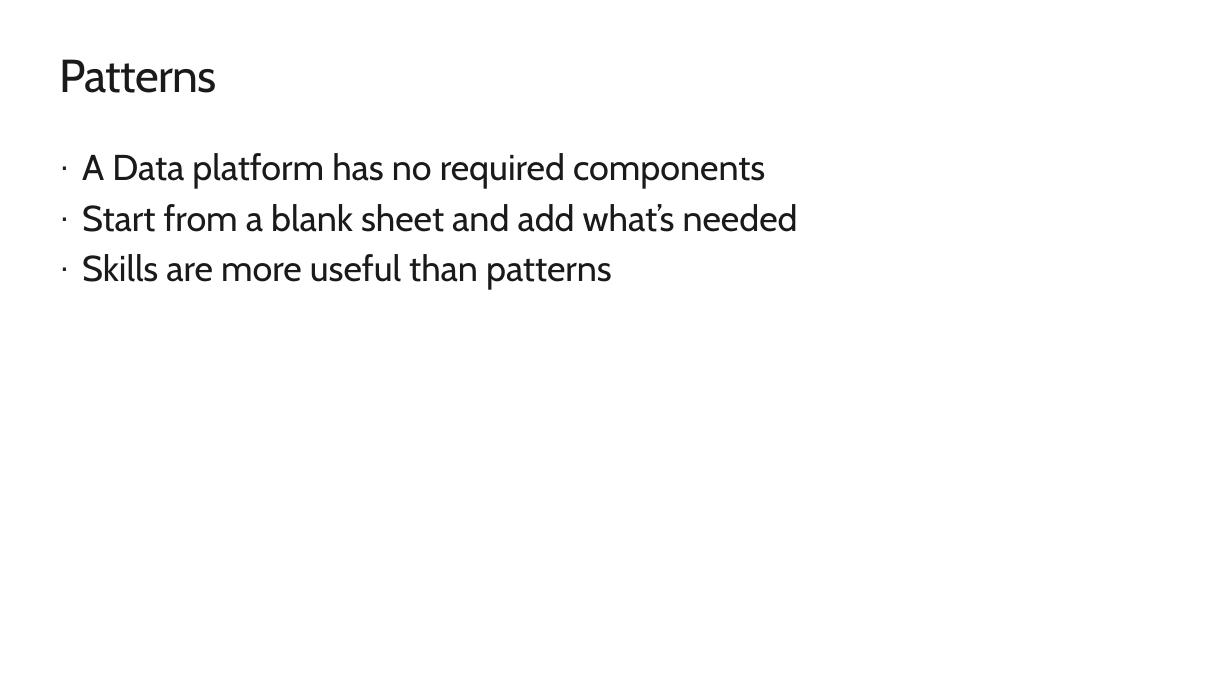
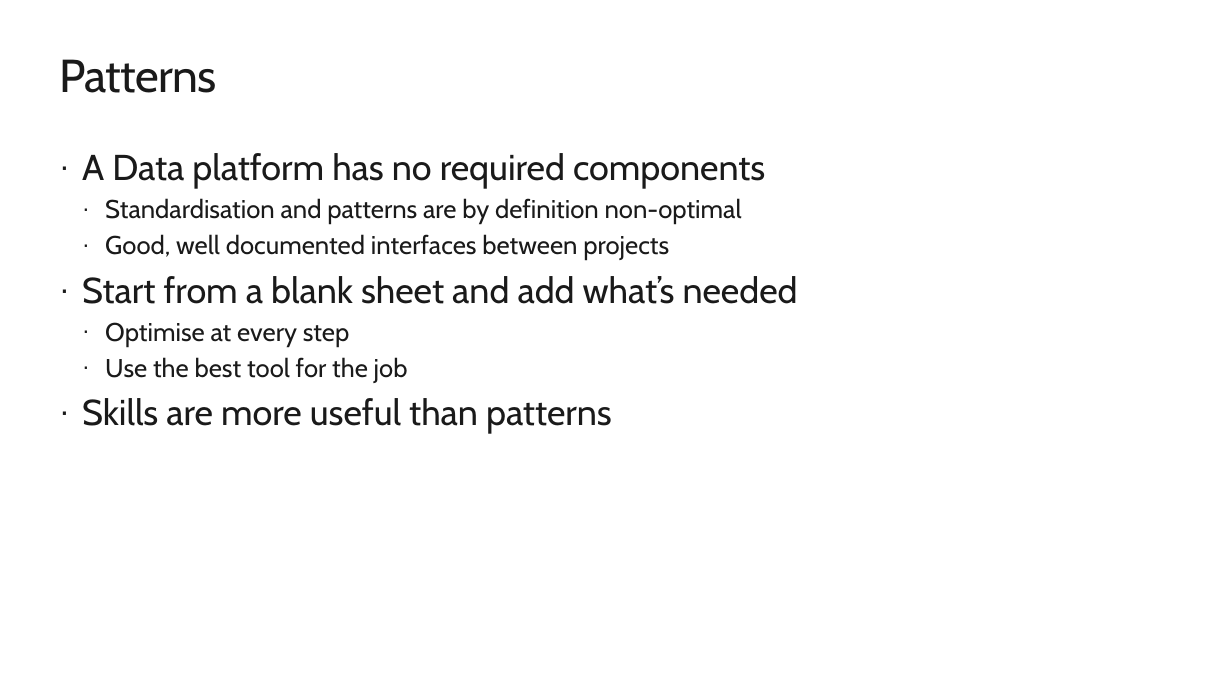
Before and after one commit to arevaloisabel/agiledataoops, a slide deck: slide 9 of presentations/Agile Data Architecture Intro.pptx (slide 8 before the commit). Drawn at 1232x693 pixels with LibreOffice and Linux fonts; fonts in the diff are those of the drawing; background and template pictures are left out. Boxes give left, top, right and bottom in pixels: in the first picture for what was removed or moved away, otherwise in the second. Text is boxed around its words. In the diff, an @@ line names an element or a change of style, - is before the commit and + after.

```diff
--- a/presentations/Agile Data Architecture Intro.pptx
+++ b/presentations/Agile Data Architecture Intro.pptx
@@ text at (105, 198, 742, 260): paragraphs added @@
+  · Standardisation and patterns are by definition non-optimal
+  · Good, well documented interfaces between projects
@@ text at (105, 322, 408, 382): paragraphs added @@
+  · Optimise at every step
+  · Use the best tool for the job
```
Also in this commit, not shown: 5 other slides changed, 2 slides added, 1 slide removed, 6 other files.
